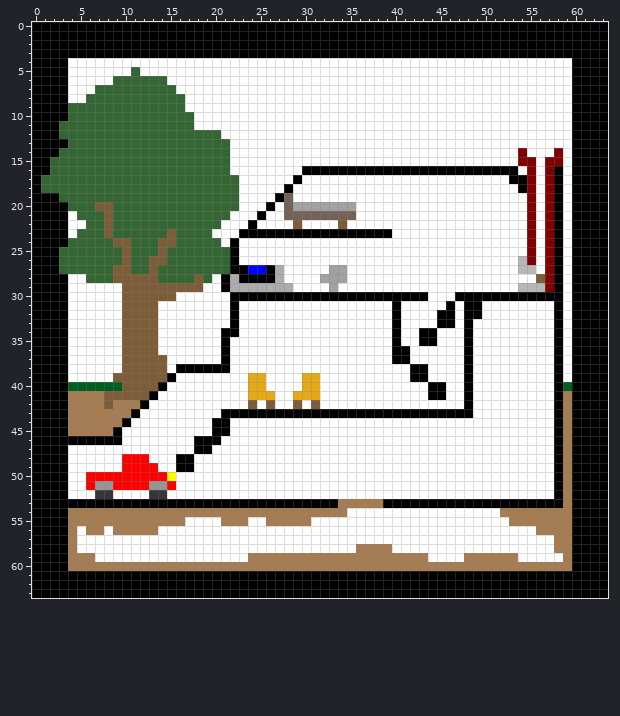
Pixel-art sprite: graphics/world2.gif. Above is the file before it was changed.
The file is 64x64 pixels.
The result:
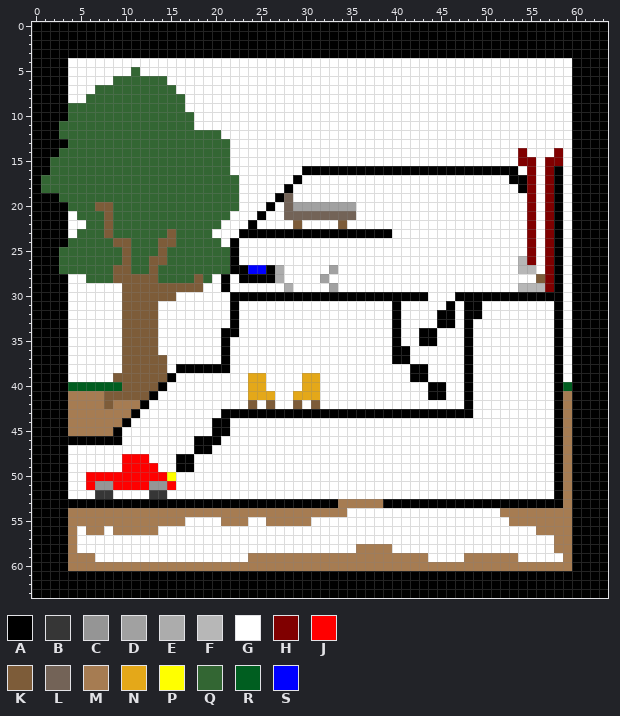
Palette (. is transparent): A #000000  B #363636  C #959595  D #a1a1a1  E #acacac  F #b7b7b7  G #ffffff  H #800000  J #ff0000  K #7d5c39  L #736357  M #a67c52  N #e4a819  P #ffff00  Q #336633  R #005e20  S #0000ff
The exact change:
Colour D gives way to colour G in row 27 at x 34; in row 28 at x 33 to 34.
Colour E gives way to colour G in row 28 at x 22; in row 29 at x 22 to 27.
